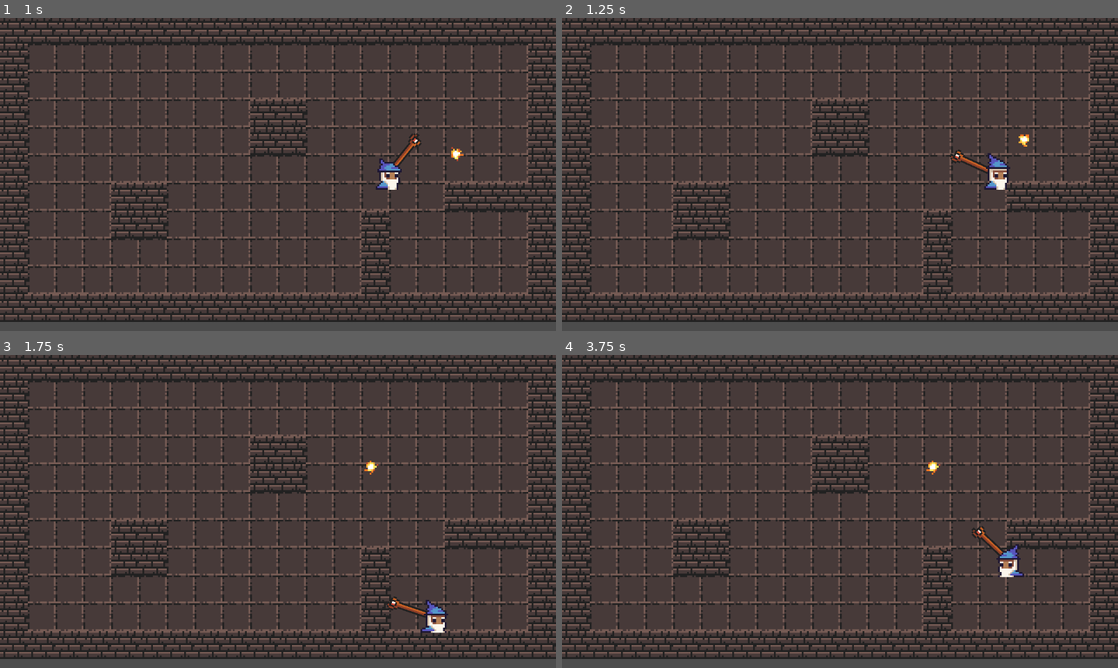
Above: before the commit, frames 1-4 (two rows, left to right).
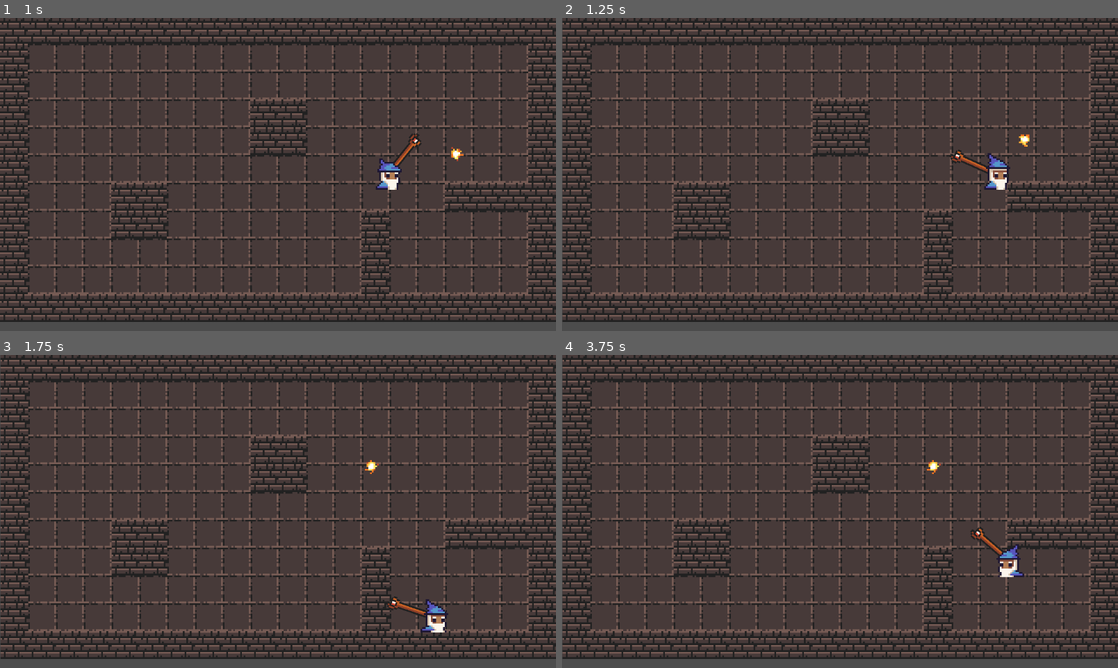
Above: after the commit, the same moments.

Repository: dsaltares/gmtk-2019
Game: Godot game, scene res://Playground.tscn
Two runs of this game, one before a commit and one after it. Both use one fixed random seed, a clock stepped at 60 frames per second and the inputs below.
Inputs (mouse positions are in pixels of both pictures, inside the frame that each line leads up to):
- Up to frame 1 (1 s): move the mouse to (400, 158) at 0.52 s; hold Right (move_right) from 0.53 s (still down); click (400, 158) at 0.6 s
- Up to frame 2 (1.25 s): keep holding Right (move_right)
- Up to frame 3 (1.75 s): move the mouse to (166, 527) at 1.27 s; release Right (move_right) at 1.28 s; hold Down (move_down) from 1.28 s (still down); click (166, 527) at 1.35 s
- Up to frame 4 (3.75 s): move the mouse to (895, 442) at 2.02 s; release Down (move_down) at 2.03 s; hold Right (move_right) 2.03-2.78 s; click (895, 442) at 2.1 s; move the mouse to (812, 574) at 2.77 s; hold Up (move_up) 2.78-3.53 s; click (812, 574) at 2.85 s; move the mouse to (1006, 558) at 3.52 s; hold Left (move_left) from 3.53 s (still down); click (1006, 558) at 3.6 s

Frame 1 is identical in both runs. In frame 2, 4.0% of the frame differs, in the area x 0-100%, y 0-98%; in frame 3, 4.1%; in frame 4, 4.1%.

Commit message:
add camera shake

Diff:
--- /dev/null
+++ b/game/Camera.tscn
@@ -0,0 +1,12 @@
+[gd_scene load_steps=2 format=2]
+
+[ext_resource path="res://ShakingCamera.gd" type="Script" id=1]
+
+[node name="Camera" type="Camera2D"]
+position = Vector2( 47.939, 43.1494 )
+current = true
+zoom = Vector2( 0.25, 0.25 )
+script = ExtResource( 1 )
+
+[node name="Timer" type="Timer" parent="."]
+[connection signal="timeout" from="Timer" to="." method="_on_Timer_timeout"]
--- a/game/Player.gd
+++ b/game/Player.gd
@@ -53,6 +53,7 @@
 		var projectile = Projectile.instance()
 		projectile.global_position = shoot_position.global_position
 		projectile.direction = (shoot_position.global_position - global_position).normalized()
+		projectile.connect('collide_with_player', self, 'pick_up_ammo')
 		get_tree().get_root().add_child(projectile)
 		can_shoot = false
 
--- a/game/Player.tscn
+++ b/game/Player.tscn
@@ -58,7 +58,6 @@
 position = Vector2( -0.184418, -5.16351 )
 frames = SubResource( 1 )
 animation = "run"
-frame = 3
 playing = true
 
 [node name="CollisionShape2D" type="CollisionShape2D" parent="."]
--- a/game/Playground.tscn
+++ b/game/Playground.tscn
@@ -1,8 +1,9 @@
-[gd_scene load_steps=4 format=2]
+[gd_scene load_steps=5 format=2]
 
 [ext_resource path="res://tileset.tres" type="TileSet" id=1]
 [ext_resource path="res://Player.tscn" type="PackedScene" id=2]
-[ext_resource path="res://crosshair/Crosshair.gd" type="Script" id=3]
+[ext_resource path="res://Camera.tscn" type="PackedScene" id=3]
+[ext_resource path="res://crosshair/Crosshair.gd" type="Script" id=4]
 
 [node name="Root" type="Node2D"]
 
@@ -17,10 +18,7 @@
 [node name="Player" parent="." instance=ExtResource( 2 )]
 position = Vector2( 39.5838, 43.0714 )
 
-[node name="Camera2D" type="Camera2D" parent="."]
-position = Vector2( 47.939, 43.1494 )
-current = true
-zoom = Vector2( 0.25, 0.25 )
+[node name="Camera" parent="." instance=ExtResource( 3 )]
 
 [node name="Crosshair" type="Node" parent="."]
-script = ExtResource( 3 )
+script = ExtResource( 4 )
--- /dev/null
+++ b/game/ShakingCamera.gd
@@ -0,0 +1,51 @@
+extends Camera2D
+
+onready var timer = $Timer
+
+const AMPLITUDE = 0.6
+const DURATION = 0.1
+const DAMP_EASING = 1.0
+
+var shake = false setget set_shake
+var amplitude = 0
+var duration = 0
+
+func _ready():
+	randomize()
+
+func _process(delta):
+	connect_to_shakers()
+	update_shake()
+
+func _on_Timer_timeout():
+	shake = false
+
+func _on_camera_shake_requested(amplitude, duration):
+	self.amplitude = amplitude
+	self.duration = duration
+	self.shake = true
+
+func set_shake(value):
+	shake = value
+	set_process(shake)
+	offset = Vector2()
+	if value:
+		timer.wait_time = DURATION
+		timer.start()
+	else:
+		amplitude = AMPLITUDE
+		duration = DURATION
+
+func update_shake():
+	if not shake:
+		return
+
+	var damping = ease(timer.time_left / timer.wait_time, DAMP_EASING)
+	offset = Vector2(
+		rand_range(amplitude, -amplitude) * damping,
+		rand_range(amplitude, -amplitude) * damping
+	)
+
+func connect_to_shakers():
+	for camera_shaker in get_tree().get_nodes_in_group('camera_shakers'):
+		camera_shaker.connect('camera_shake_requested', self, '_on_camera_shake_requested')
--- a/game/projectile/Projectile.gd
+++ b/game/projectile/Projectile.gd
@@ -1,4 +1,7 @@
 extends KinematicBody2D
+
+signal camera_shake_requested
+signal collide_with_player
 
 const MAX_SPEED = 300
 const TIME_TO_MAX_SPEED = 0.2
@@ -27,7 +30,8 @@
 	if collision != null:
 		var collider = collision.collider
 		if collider.is_in_group('player'):
-			collider.pick_up_ammo()
+			emit_signal('collide_with_player')
 			queue_free()
 		else:
+			emit_signal('camera_shake_requested', 1.25, 0.75)
 			direction = direction - 2 * (direction.dot(collision.normal)) * collision.normal
--- a/game/projectile/Projectile.tscn
+++ b/game/projectile/Projectile.tscn
@@ -23,7 +23,9 @@
 "values": [ 0, 1, 2, 3, 4, 5, 6, 7, 8, 9, 10, 11, 12, 13, 14, 15, 16, 17, 18, 19, 20 ]
 }
 
-[node name="Projectile" type="KinematicBody2D"]
+[node name="Projectile" type="KinematicBody2D" groups=[
+"camera_shakers",
+]]
 collision_layer = 8
 collision_mask = 7
 script = ExtResource( 1 )
@@ -33,7 +35,7 @@
 texture = ExtResource( 2 )
 vframes = 8
 hframes = 8
-frame = 4
+frame = 3
 
 [node name="CollisionShape2D" type="CollisionShape2D" parent="."]
 shape = SubResource( 1 )
